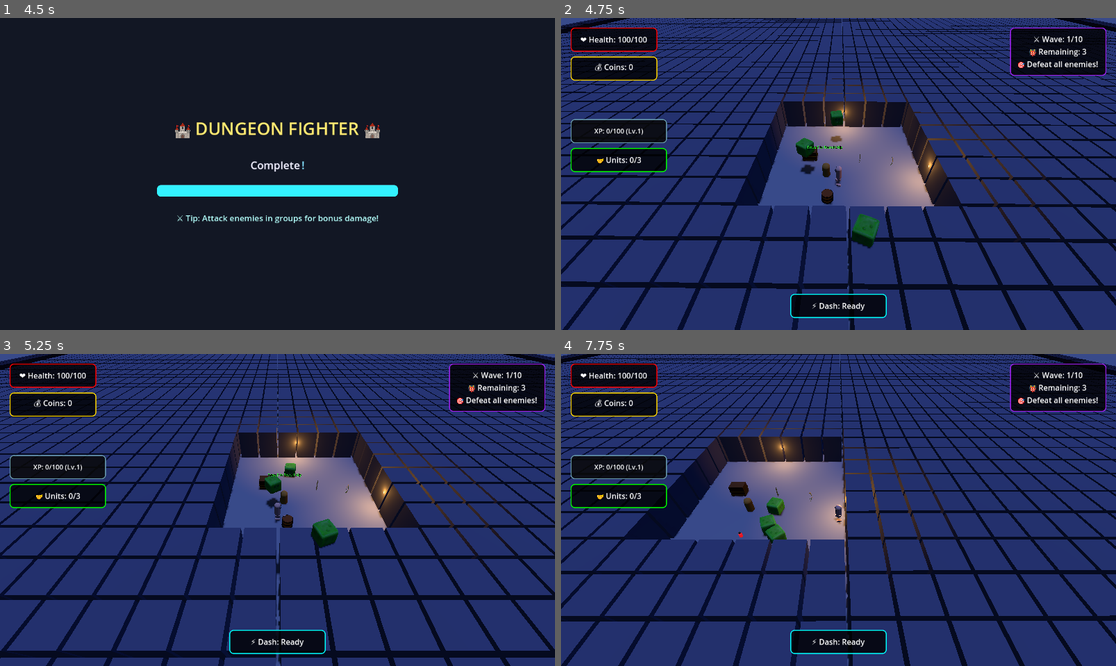
Above: before the commit, frames 1-4 (two rows, left to right).
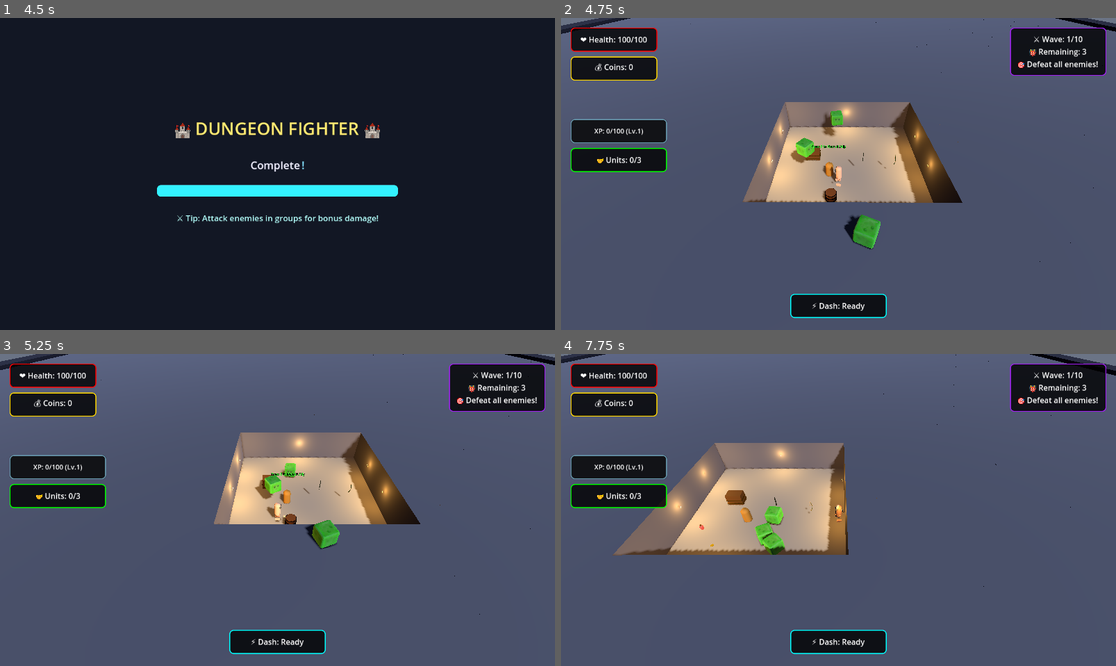
Above: after the commit, the same moments.

Repository: thaner66666666/game-1
Game: Godot game, scene res://Scenes/main.tscn
The game is run twice, just before and just after one commit, with the same random seed, the same clock (stepped at 60 frames per second) and the same inputs.
Inputs (mouse positions are in pixels of both pictures, inside the frame that each line leads up to):
- Up to frame 1 (4.5 s): tap Enter at 0.5, 4.25 s; move the mouse to (399, 158) at 0.52 s; hold D (move_right) 0.53-1.28 s; click (399, 158) at 0.6 s; move the mouse to (166, 189) at 1.27 s; hold S (move_down) 1.28-2.03 s; tap Space (dash) at 1.35, 3.5, 4.35 s; move the mouse to (333, 105) at 2.02 s; hold D (move_right) 2.03-2.78 s; hold Q (drop_weapon) 2.03-2.78 s; move the mouse to (249, 236) at 2.77 s; hold W (move_up) 2.78-3.53 s; tap E (interaction) at 2.85 s; click (249, 236) at 2.92 s; move the mouse to (444, 220) at 3.52 s; hold A (move_left) from 3.53 s (still down); click (444, 220) at 3.6 s; move the mouse to (111, 127) at 4.27 s
- Up to frame 2 (4.75 s): keep holding A (move_left)
- Up to frame 3 (5.25 s): move the mouse to (305, 510) at 5.02 s; release A (move_left) at 5.03 s; hold S (move_down) from 5.03 s (still down); hold Q (drop_weapon) from 5.03 s (still down); click (305, 510) at 5.17 s
- Up to frame 4 (7.75 s): move the mouse to (755, 432) at 5.77 s; release S (move_down) at 5.78 s; release Q (drop_weapon) at 5.78 s; hold D (move_right) 5.78-6.53 s; tap E (interaction) at 5.85 s; move the mouse to (960, 494) at 6.52 s; hold W (move_up) 6.53-7.28 s; click (960, 494) at 6.6 s; move the mouse to (727, 525) at 7.27 s; hold D (move_right) from 7.28 s (still down); tap Space (dash) at 7.35 s; click (727, 525) at 7.42 s

Frame 1 is identical in both runs. In frame 2, 90% of the frame differs, in the area x 0-100%, y 0-100%; in frame 3, 90%; in frame 4, 91%.

Commit message:
Fixing lighitng

Diff:
--- a/dot gds/main_scene_setup.gd
+++ b/dot gds/main_scene_setup.gd
@@ -1,18 +1,12 @@
 # main_scene_setup.gd - FIXED: Prevents double spawning issue
 extends Node3D
 
-# Time of day system - 64 different times
-@export_group("Time of Day")
-@export var time_of_day_segments := 64
-var current_time_segment: int = 0
+# Remove time of day system and use fixed lighting
 var main_light: DirectionalLight3D
 var world_environment: WorldEnvironment
 
 func _ready():
-	print("🎮 Main Scene: Starting...")
-
-	# Create lighting
-	_setup_lighting()
+	print("🎮 Main Scene: Starting (torch-only lighting)...")
 
 	# Instantiate enemy spawner from scene early
 	var spawner_scene = load("res://Scenes/spawner.tscn")
@@ -21,103 +15,29 @@
 		spawner.name = "EnemySpawner"
 		add_child(spawner)
 		spawner.add_to_group("spawner")
-		print("✅ Enemy spawner instantiated from Scenes/spawner.tscn and added to group")
+		print("✅ Enemy spawner instantiated from Scenes/spawner.tscn")
 	else:
 		print("❌ Could not load Scenes/spawner.tscn!")
 
+	# --- Dark atmospheric lighting ---
+	var world_env = WorldEnvironment.new()
+	var environment = Environment.new()
+	environment.background_mode = Environment.BG_COLOR
+	environment.background_color = Color(0.1, 0.1, 0.15)  # Very dark blue-gray
+	environment.ambient_light_energy = 0.08  # Very low ambient
+	environment.ambient_light_color = Color(0.2, 0.2, 0.3)  # Cool dark tone
+	world_env.environment = environment
+	add_child(world_env)
+
+	# Optional: Add very dim directional light
+	var dim_light = DirectionalLight3D.new()
+	dim_light.light_energy = 0.15  # Very dim
+	dim_light.light_color = Color(0.4, 0.5, 0.7)  # Cool moonlight
+	dim_light.rotation_degrees = Vector3(-30, 45, 0)
+	add_child(dim_light)
+
 	# Create systems step by step
 	call_deferred("_create_simple_systems")
-
-func _setup_lighting():
-	"""Create dynamic lighting that changes based on time of day"""
-	main_light = DirectionalLight3D.new()
-	main_light.name = "MainLight"
-	main_light.shadow_enabled = true
-	main_light.light_energy = 0.8 # Lowered for dramatic torch effect
-	main_light.shadow_bias = 0.05
-	main_light.shadow_normal_bias = 0.8
-	main_light.directional_shadow_max_distance = 60.0
-	main_light.shadow_blur = 2.0
-	add_child(main_light)
-
-	var env = Environment.new()
-	env.background_mode = Environment.BG_SKY
-	env.ambient_light_energy = 0.15 # Lowered ambient for more contrast
-	env.ambient_light_color = Color(0.2, 0.2, 0.25)
-
-	world_environment = WorldEnvironment.new()
-	world_environment.environment = env
-	add_child(world_environment)
-
-	# Set random time of day when game starts
-	_set_random_time_of_day()
-
-func _set_random_time_of_day():
-	"""Randomly select one of 64 time segments and apply lighting"""
-	current_time_segment = randi() % time_of_day_segments
-	_apply_time_of_day_lighting(current_time_segment)
-	print("🌅 Time of day set to segment: ", current_time_segment, "/", time_of_day_segments)
-
-func _apply_time_of_day_lighting(segment: int):
-	"""Apply lighting settings based on time segment (0-63)"""
-	if not main_light or not world_environment:
-		return
-
-	# Convert segment to time (0 = midnight, 32 = noon)
-	var time_progress = float(segment) / float(time_of_day_segments)
-	var sun_angle = time_progress * 360.0 - 90.0  # -90° to 270°
-
-	# Calculate sun position
-	var sun_elevation = sin(deg_to_rad(sun_angle + 90.0)) * 90.0
-	var sun_rotation = Vector3(sun_elevation, sun_angle * 0.5, 0)
-	main_light.rotation_degrees = sun_rotation
-
-	# Determine lighting phase
-	var is_night = sun_elevation < -10.0
-	var is_dawn = sun_elevation >= -10.0 and sun_elevation < 10.0
-	var is_day = sun_elevation >= 10.0 and sun_elevation < 80.0
-	var is_dusk = sun_elevation >= 80.0 and sun_elevation < 100.0
-
-	# Apply lighting based on phase
-	if is_night:
-		_apply_night_lighting()
-	elif is_dawn:
-		_apply_dawn_lighting(sun_elevation)
-	elif is_day:
-		_apply_day_lighting(sun_elevation)
-	elif is_dusk:
-		_apply_dusk_lighting(sun_elevation)
-
-func _apply_night_lighting():
-	"""Dark night lighting (brighter than before)"""
-	main_light.light_energy = 0.4  # Increased from 0.2
-	main_light.light_color = Color(0.5, 0.6, 1.0)
-	world_environment.environment.ambient_light_energy = 0.18  # Increased from 0.1
-	world_environment.environment.ambient_light_color = Color(0.3, 0.4, 0.7)
-
-func _apply_dawn_lighting(elevation: float):
-	"""Sunrise/golden hour lighting (brighter than before)"""
-	var intensity = remap(elevation, -10.0, 10.0, 0.4, 0.9)  # Increased min/max
-	main_light.light_energy = intensity
-	main_light.light_color = Color(1.0, 0.85, 0.7)
-	world_environment.environment.ambient_light_energy = intensity * 0.5  # Increased multiplier
-	world_environment.environment.ambient_light_color = Color(1.0, 0.8, 0.6)
-
-func _apply_day_lighting(elevation: float):
-	"""Bright daytime lighting"""
-	var intensity = remap(elevation, 10.0, 80.0, 0.8, 1.2)
-	main_light.light_energy = intensity
-	main_light.light_color = Color.WHITE
-	world_environment.environment.ambient_light_energy = intensity * 0.4
-	world_environment.environment.ambient_light_color = Color.WHITE
-
-func _apply_dusk_lighting(elevation: float):
-	"""Sunset lighting"""
-	var intensity = remap(elevation, 80.0, 100.0, 0.8, 0.3)
-	main_light.light_energy = intensity
-	main_light.light_color = Color(1.0, 0.6, 0.4)
-	world_environment.environment.ambient_light_energy = intensity * 0.3
-	world_environment.environment.ambient_light_color = Color(0.8, 0.5, 0.3)
 
 func _create_simple_systems():
 	"""Create simple reliable systems"""
--- a/dot gds/simple_room_generator.gd
+++ b/dot gds/simple_room_generator.gd
@@ -59,6 +59,7 @@
 
 	_create_materials()
 	_find_references()
+	_setup_lighting()
 
 	# Load the treasure chest scene
 	if ResourceLoader.exists("res://Scenes/treasure_chest.tscn"):
@@ -302,10 +303,10 @@
 	mesh.mesh = BoxMesh.new()
 
 	if is_boundary:
-		mesh.mesh.size = Vector3(1.8, wall_height * 1.2, 1.8)  # Taller boundary walls
+		mesh.mesh.size = Vector3(2.1, wall_height * 1.2, 2.1)  # Taller boundary walls, increased size to eliminate gaps
 		mesh.material_override = boundary_wall_material
 	else:
-		mesh.mesh.size = Vector3(1.8, wall_height, 1.8)
+		mesh.mesh.size = Vector3(2.1, wall_height, 2.1)  # Increased size to eliminate gaps
 		mesh.material_override = wall_material
 
 	wall.add_child(mesh)
@@ -313,7 +314,7 @@
 	# Collision
 	var coll = CollisionShape3D.new()
 	coll.shape = BoxShape3D.new()
-	coll.shape.size = mesh.mesh.size
+	coll.shape.size = mesh.mesh.size  # Match collision shape to mesh size
 	wall.add_child(coll)
 
 	# Position
@@ -836,10 +837,11 @@
 	)
 
 func _spawn_torches_in_room(room: Rect2):
-	"""Spawns 2-4 torches around the given room's walls, using wall placement, rotation, and collision logic."""
+	"""Spawns 4-8 torches around the given room's walls, using wall placement, rotation, and collision logic."""
 	var torch_scene = load("res://Scenes/torch.tscn")
 	if torch_scene:
-		var num_torches = randi_range(2, 4)
+		# Doubled the amount: was randi_range(2, 4), now randi_range(4, 8)
+		var num_torches = randi_range(4, 8)
 		var placed_torches = 0
 		var tries = 0
 		print("[TORCH DEBUG] Attempting to place %d torches in room %s" % [num_torches, str(room)])
@@ -886,6 +888,15 @@
 				1.5,
 				(torch_grid_pos.y - map_size.y / 2) * 2.0
 			)
+			# Add small offset toward room center
+			if wall == 0:
+				world_pos.x += 0.3
+			elif wall == 1:
+				world_pos.x -= 0.3
+			elif wall == 2:
+				world_pos.z += 0.3
+			elif wall == 3:
+				world_pos.z -= 0.3
 			var safe = true
 			var room_center_world = Vector3(
 				(room.get_center().x - map_size.x / 2) * 2.0,
@@ -928,3 +939,23 @@
 func _get_torch_grid_position(torch_world_pos: Vector3) -> Vector2:
 	# Converts a torch's world position back to grid coordinates
 	return Vector2(int((torch_world_pos.x / 2.0) + (map_size.x / 2)), int((torch_world_pos.z / 2.0) + (map_size.y / 2)))
+
+# Lighting setup: simple dark directional light and environment
+func _setup_lighting():
+	"""Create simple dark lighting"""
+	var main_light = DirectionalLight3D.new()
+	main_light.name = "MainLight"
+	main_light.shadow_enabled = true
+	main_light.light_energy = 0.6
+	main_light.light_color = Color(0.9, 0.95, 1.0)  # Slight blue tint
+	main_light.rotation_degrees = Vector3(-45, 30, 0)  # Fixed angle
+	add_child(main_light)
+
+	var env = Environment.new()
+	env.background_mode = Environment.BG_SKY
+	env.ambient_light_energy = 0.1  # Very dark
+	env.ambient_light_color = Color(0.2, 0.2, 0.3)
+
+	var world_environment = WorldEnvironment.new()
+	world_environment.environment = env
+	add_child(world_environment)
